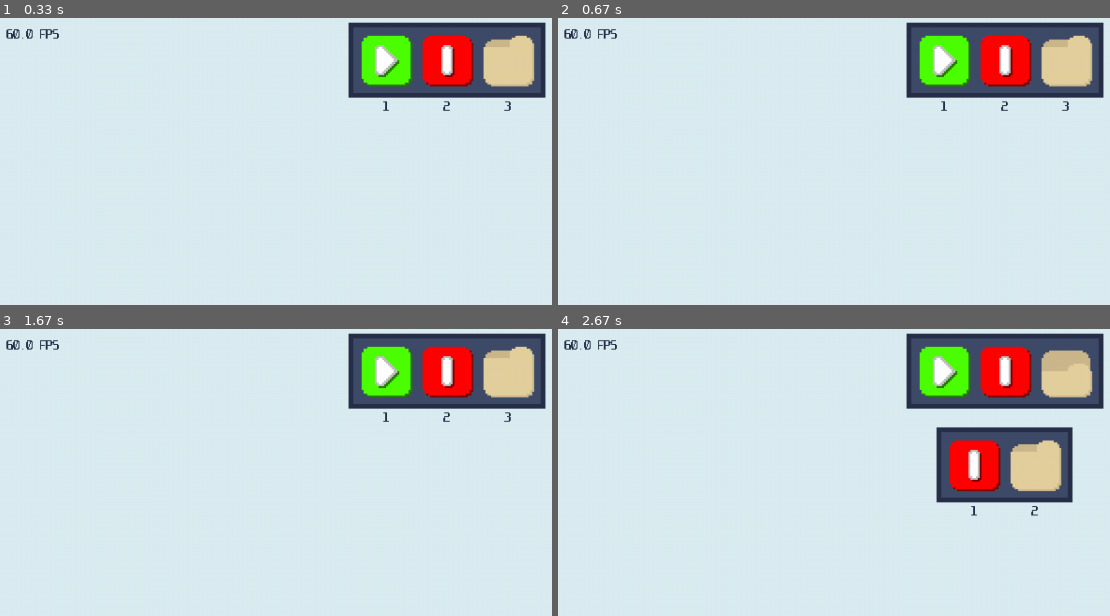
Above: before the commit, frames 1-4 (two rows, left to right).
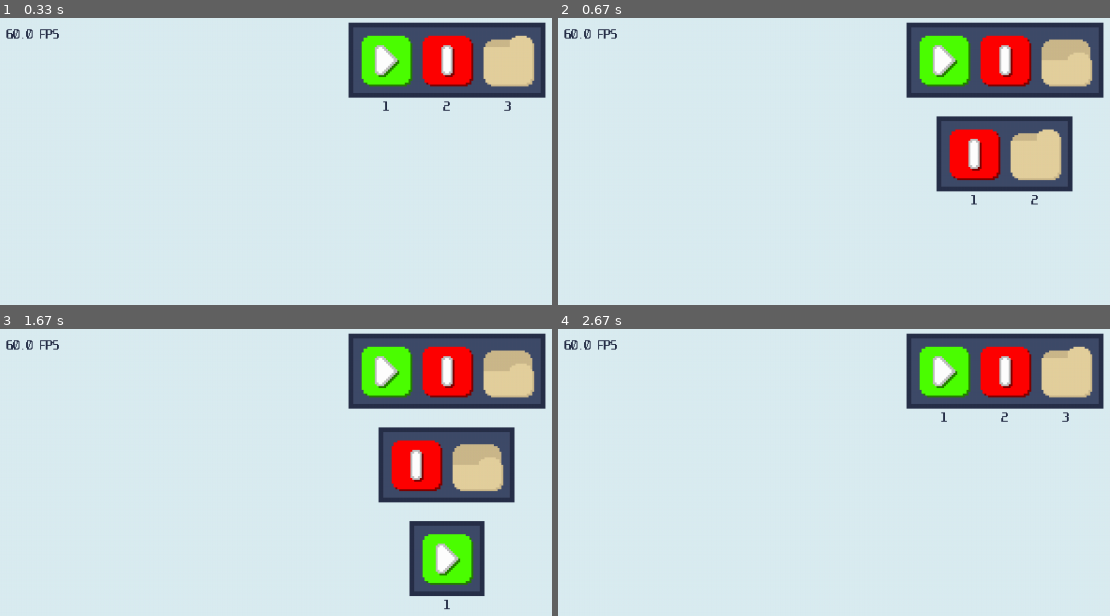
Above: after the commit, the same moments.

Repository: neilchattopadhyay123/ROV2021-Development
Game: pygame game, started from tests/gui tests/pygame gui/pygame_gui_test_3.py
The game is run twice, just before and just after one commit, with the same random seed, the same clock (stepped at 60 frames per second) and the same inputs.
Inputs (mouse positions are in pixels of both pictures, inside the frame that each line leads up to):
- Up to frame 1 (0.33 s): no input
- Up to frame 2 (0.67 s): tap 3 at 0.33 s
- Up to frame 3 (1.67 s): press the mouse at (474, 463) at 0.7 s; move the mouse to (441, 587) at 0.8 s; release the mouse at (outside the picture) at 0.93 s; press the mouse at (474, 463) at 1.03 s; move the mouse to (outside the picture) at 1.13 s; release the mouse at (outside the picture) at 1.27 s; press the mouse at (474, 463) at 1.37 s; move the mouse to (outside the picture) at 1.47 s; release the mouse at (outside the picture) at 1.6 s
- Up to frame 4 (2.67 s): press the mouse at (1032, 463) at 1.7 s; move the mouse to (1109, 449) at 1.8 s; release the mouse at (outside the picture) at 1.93 s; press the mouse at (1032, 463) at 2.03 s; move the mouse to (889, 506) at 2.13 s; release the mouse at (740, 549) at 2.27 s; press the mouse at (1065, 372) at 2.37 s; move the mouse to (outside the picture) at 2.47 s; release the mouse at (outside the picture) at 2.6 s

Frame 1 is identical in both runs. In frame 2, 7.0% of the frame differs, in the area x 68-97%, y 5-66%; in frame 3, 11%, in the area x 68-97%, y 5-98%; in frame 4, 7.0%.

Commit message:
Added menubar shortcut functionality

Diff:
--- a/process_graph.py
+++ /dev/null
@@ -1,26 +0,0 @@
-import time
-import matplotlib.pyplot as plt
-import matplotlib.animation as animation
-import psutil
-
-start = time.time()
-fig = plt.figure()
-ax = fig.add_subplot(1, 1, 1)
-xax = []
-yax = []
-
-def animate(i, xax, yax):
-    cpu = psutil.cpu_percent()
-    xax.append(time.time()-start)
-    yax.append(cpu)
-    xax = xax[-100:]
-    yax = yax[-100:]
-    ax.clear()
-    ax.plot(xax, yax)
-    plt.xticks(rotation=45, ha='right')
-    plt.subplots_adjust(bottom=0.30)
-    plt.title('LAG TESTER')
-    plt.ylabel('CPU USAGE')
-
-ani = animation.FuncAnimation(fig, animate, fargs=(xax, yax), interval=1000)
-plt.show()
--- a/tests/gui tests/pygame gui/pygame_gui_test_3.py
+++ b/tests/gui tests/pygame gui/pygame_gui_test_3.py
@@ -31,6 +31,7 @@
 
 while is_running:
     mouse_data = (False, False, False)
+    key_data = [False] * len(pygame.key.get_pressed())
 
     for event in pygame.event.get():
         if event.type == pygame.QUIT:
@@ -42,13 +43,12 @@
             menubar.resize()
 
         if event.type == pygame.KEYDOWN:
-            if pygame.key.get_pressed()[KEYBIND_MENUBAR_DISABLE[1]]:
-                menubar.toggle_hidden()
+            key_data = pygame.key.get_pressed()
 
         if event.type == pygame.MOUSEBUTTONDOWN:
             mouse_data = pygame.mouse.get_pressed()
 
-    menubar.update(mouse_data)
+    menubar.update(mouse_data, key_data)
 
     screen.fill(UI_COLOR_4)
 
--- a/tests/gui tests/pygame gui/ui_objects.py
+++ b/tests/gui tests/pygame gui/ui_objects.py
@@ -16,11 +16,17 @@
 
         self.resize() # Calculate the size of the menubar
 
-    def update (self, mouse_data):
+    def update (self, mouse_data, key_data):
         # Update all the apps on the menubar
         if not self.is_hidden:
-            for app in self.apps:
-                app.update(mouse_data)
+            if key_data[KEYBIND_MENUBAR_DISABLE[1]]:
+                menubar.toggle_hidden()
+
+            for i in range(len(self.apps)):
+                self.apps[i].update(mouse_data, key_data)
+
+                if key_data[KEYBIND_MENUBAR_SHORTCUTS[i][1]]:
+                    self.apps[i].run()
 
     def draw (self):
         # If the menubar is not hidden, draw the menubar and the apps on it
@@ -108,10 +114,9 @@
 
         self.resize()
 
-    def update (self, mouse_data):
+    def update (self, mouse_data, key_data):
         if mouse_data[0] and self.is_selected:
-            if self.function != None:
-                self.function()
+            self.run()
 
             self.is_selected = False
         else:
@@ -122,10 +127,10 @@
         self.rect = self.selected_rect if self.is_selected else self.idle_rect
 
         if self.is_open:
-            self.sub_app_menubar.update(mouse_data)
+            self.sub_app_menubar.update(mouse_data, key_data)
 
             for sub_app in self.sub_apps:
-                sub_app.update(mouse_data)
+                sub_app.update(mouse_data, key_data)
 
     def draw (self, screen):
         screen.blit(self.icon, self.rect)
@@ -143,6 +148,12 @@
 
         self.resize()
 
+    def run (self):
+        if self.function != None:
+            self.function()
+
+            self.is_selected = False
+
     def resize (self):
         self.sub_app_menubar.resize()
 
--- /dev/null
+++ b/tests/process_graph.py
@@ -0,0 +1,26 @@
+import time
+import matplotlib.pyplot as plt
+import matplotlib.animation as animation
+import psutil
+
+start = time.time()
+fig = plt.figure()
+ax = fig.add_subplot(1, 1, 1)
+xax = []
+yax = []
+
+def animate(i, xax, yax):
+    cpu = psutil.cpu_percent()
+    xax.append(time.time()-start)
+    yax.append(cpu)
+    xax = xax[-100:]
+    yax = yax[-100:]
+    ax.clear()
+    ax.plot(xax, yax)
+    plt.xticks(rotation=45, ha='right')
+    plt.subplots_adjust(bottom=0.30)
+    plt.title('LAG TESTER')
+    plt.ylabel('CPU USAGE')
+
+ani = animation.FuncAnimation(fig, animate, fargs=(xax, yax), interval=1000)
+plt.show()
